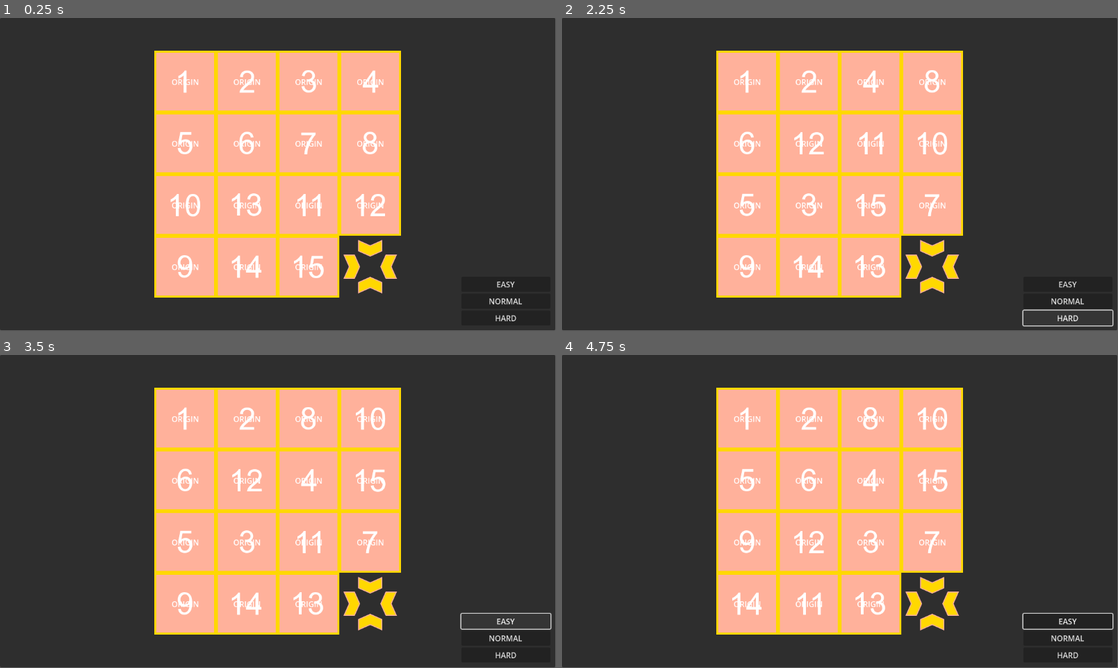
Above: before the commit, frames 1-4 (two rows, left to right).
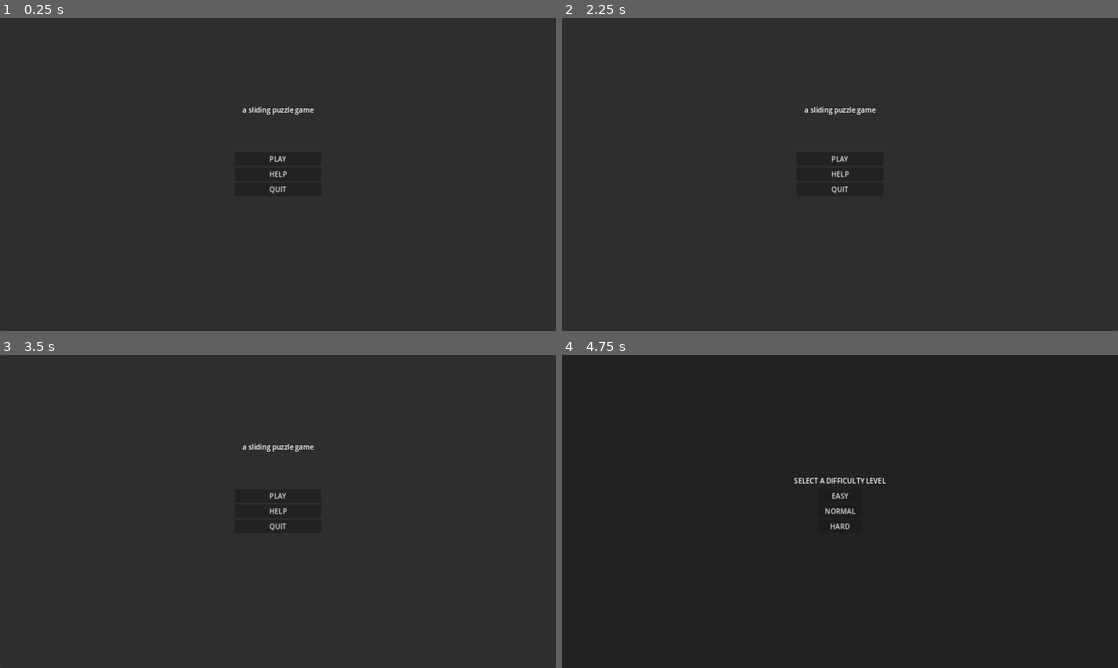
Above: after the commit, the same moments.

Repository: katzwei/SlidingPuzzle
Game: Godot game, scene res://scenes/ui/start.tscn
Same seed, same stepped clock (60 frames per second), same inputs: the game is played once before the commit and once after it. Before the commit the project starts from res://scenes/game.tscn.
Inputs (mouse positions are in pixels of both pictures, inside the frame that each line leads up to):
- Up to frame 1 (0.25 s): no input
- Up to frame 2 (2.25 s): click (840, 174) at 0.5 s, where only the run after the commit has a clickable "HELP"; click (840, 318) at 1.25 s, where only the run after the commit has a clickable "BACK"; click (1067, 318) at 2 s, where only the run before the commit has a clickable "HARD"
- Up to frame 3 (3.5 s): click (505, 621) at 2.75 s, where only the run before the commit has a clickable "EASY"
- Up to frame 4 (4.75 s): click (1067, 621) at 3.5 s, where only the run before the commit has a clickable "EASY"; click (840, 495) at 4.25 s, where only the run after the commit has a clickable "PLAY"
In our replay, the window is 799x449 before the commit and 800x450 after it. These sizes can differ from the game's own. Grey fills any space a smaller window leaves; there, only what the larger window draws over its background counts as a difference.

The runs differ from the first frame. In frame 1, 34% of the frame differs, in the area x 27-94%, y 10-97%; in frame 2, 34%; in frame 3, 34%; in frame 4, 34%, in the area x 0-100%, y 0-100%.

Commit message:
added a ton more UI

Diff:
--- a/project.godot
+++ b/project.godot
@@ -11,7 +11,7 @@
 [application]
 
 config/name="SlidingPuzzle"
-run/main_scene="res://scenes/game.tscn"
+run/main_scene="res://scenes/ui/start.tscn"
 config/features=PackedStringArray("4.3", "Forward Plus")
 config/icon="res://icon.svg"
 
@@ -19,6 +19,12 @@
 
 Debug="*res://singletons/debug.gd"
 Global="*res://singletons/global.gd"
+
+[display]
+
+window/size/viewport_width=1280
+window/size/viewport_height=720
+window/stretch/mode="canvas_items"
 
 [editor]
 
--- a/scenes/game.tscn
+++ b/scenes/game.tscn
@@ -1,7 +1,10 @@
-[gd_scene load_steps=3 format=3 uid="uid://c62krub3irbik"]
+[gd_scene load_steps=6 format=3 uid="uid://c62krub3irbik"]
 
 [ext_resource type="PackedScene" uid="uid://dtdxe2taku8d8" path="res://scenes/puzzle/board.tscn" id="1_ilxur"]
 [ext_resource type="Script" path="res://scripts/game.gd" id="1_rte3e"]
+[ext_resource type="PackedScene" uid="uid://b5cvuk4mhgfsq" path="res://scenes/ui/move_counter.tscn" id="3_hdl14"]
+[ext_resource type="PackedScene" uid="uid://0an6p1c52dhv" path="res://scenes/ui/difficulty_select.tscn" id="3_tjejp"]
+[ext_resource type="PackedScene" uid="uid://d2ds005c46bpw" path="res://scenes/ui/game_timer.tscn" id="4_4y1dm"]
 
 [node name="Game" type="Node"]
 script = ExtResource("1_rte3e")
@@ -26,29 +29,27 @@
 [node name="Board" parent="Panel/CenterContainer" instance=ExtResource("1_ilxur")]
 unique_name_in_owner = true
 
-[node name="Buttons" type="VBoxContainer" parent="."]
-offset_left = 957.0
-offset_top = 537.0
-offset_right = 1142.0
-offset_bottom = 638.0
-metadata/_edit_group_ = true
+[node name="MarginContainer" type="MarginContainer" parent="Panel"]
+layout_mode = 0
+offset_right = 40.0
+offset_bottom = 40.0
+theme_override_constants/margin_left = 20
 
-[node name="Easy" type="Button" parent="Buttons"]
+[node name="VBoxContainer" type="VBoxContainer" parent="Panel/MarginContainer"]
 layout_mode = 2
-text = "EASY
-"
+theme_override_constants/separation = 40
 
-[node name="Normal" type="Button" parent="Buttons"]
+[node name="MoveCounter" parent="Panel/MarginContainer/VBoxContainer" instance=ExtResource("3_hdl14")]
+unique_name_in_owner = true
 layout_mode = 2
-text = "NORMAL
-"
 
-[node name="Hard" type="Button" parent="Buttons"]
+[node name="Timer" parent="Panel/MarginContainer/VBoxContainer" instance=ExtResource("4_4y1dm")]
+unique_name_in_owner = true
 layout_mode = 2
-text = "HARD
-"
+
+[node name="DifficultySelect" parent="." instance=ExtResource("3_tjejp")]
 
 [connection signal="solved" from="Panel/CenterContainer/Board" to="." method="_on_board_solved"]
-[connection signal="pressed" from="Buttons/Easy" to="." method="_on_easy_pressed"]
-[connection signal="pressed" from="Buttons/Normal" to="." method="_on_normal_pressed"]
-[connection signal="pressed" from="Buttons/Hard" to="." method="_on_hard_pressed"]
+[connection signal="select_easy" from="DifficultySelect" to="." method="_on_difficulty_select_select_easy"]
+[connection signal="select_hard" from="DifficultySelect" to="." method="_on_difficulty_select_select_hard"]
+[connection signal="select_normal" from="DifficultySelect" to="." method="_on_difficulty_select_select_normal"]
--- a/scenes/puzzle/board.tscn
+++ b/scenes/puzzle/board.tscn
@@ -1,6 +1,6 @@
 [gd_scene load_steps=4 format=3 uid="uid://dtdxe2taku8d8"]
 
-[ext_resource type="Script" path="res://scripts/board.gd" id="1_d3eei"]
+[ext_resource type="Script" path="res://scripts/puzzle/board.gd" id="1_d3eei"]
 [ext_resource type="PackedScene" uid="uid://cge4lsokkt3cn" path="res://scenes/puzzle/tile.tscn" id="1_kad2v"]
 [ext_resource type="PackedScene" uid="uid://2rp3m4kv7bdv" path="res://scenes/puzzle/empty_tile.tscn" id="3_jnlbs"]
 
--- a/scenes/puzzle/empty_tile.tscn
+++ b/scenes/puzzle/empty_tile.tscn
@@ -1,7 +1,7 @@
 [gd_scene load_steps=3 format=3 uid="uid://2rp3m4kv7bdv"]
 
 [ext_resource type="Texture2D" uid="uid://cub3hsudkoyak" path="res://assets/cursor.png" id="1_oeilr"]
-[ext_resource type="Script" path="res://scripts/empty_tile.gd" id="1_ypoyl"]
+[ext_resource type="Script" path="res://scripts/puzzle/empty_tile.gd" id="1_ypoyl"]
 
 [node name="EmptyTile" type="Node2D"]
 script = ExtResource("1_ypoyl")
--- a/scenes/puzzle/tile.tscn
+++ b/scenes/puzzle/tile.tscn
@@ -1,7 +1,7 @@
 [gd_scene load_steps=20 format=3 uid="uid://cge4lsokkt3cn"]
 
 [ext_resource type="Texture2D" uid="uid://bvdbg6m6rx4fu" path="res://assets/spritesheet_tiles.png" id="1_kvg25"]
-[ext_resource type="Script" path="res://scripts/tile.gd" id="1_omfxe"]
+[ext_resource type="Script" path="res://scripts/puzzle/tile.gd" id="1_omfxe"]
 
 [sub_resource type="AtlasTexture" id="AtlasTexture_n1gpj"]
 atlas = ExtResource("1_kvg25")
--- /dev/null
+++ b/scenes/ui/difficulty_select.tscn
@@ -0,0 +1,55 @@
+[gd_scene load_steps=3 format=3 uid="uid://0an6p1c52dhv"]
+
+[ext_resource type="Script" path="res://scripts/ui/difficulty_select.gd" id="1_ipfl8"]
+
+[sub_resource type="StyleBoxFlat" id="StyleBoxFlat_7cahr"]
+bg_color = Color(0.133333, 0.133333, 0.133333, 1)
+
+[node name="DifficultySelect" type="Control"]
+layout_mode = 3
+anchors_preset = 15
+anchor_right = 1.0
+anchor_bottom = 1.0
+grow_horizontal = 2
+grow_vertical = 2
+script = ExtResource("1_ipfl8")
+
+[node name="PanelContainer" type="PanelContainer" parent="."]
+layout_mode = 1
+anchors_preset = 15
+anchor_right = 1.0
+anchor_bottom = 1.0
+grow_horizontal = 2
+grow_vertical = 2
+theme_override_styles/panel = SubResource("StyleBoxFlat_7cahr")
+
+[node name="CenterContainer" type="CenterContainer" parent="PanelContainer"]
+layout_mode = 2
+
+[node name="MarginContainer" type="MarginContainer" parent="PanelContainer/CenterContainer"]
+layout_mode = 2
+theme_override_constants/margin_bottom = 140
+
+[node name="Label" type="Label" parent="PanelContainer/CenterContainer/MarginContainer"]
+layout_mode = 2
+text = "SELECT A DIFFICULTY LEVEL"
+
+[node name="VBoxContainer" type="VBoxContainer" parent="PanelContainer/CenterContainer"]
+custom_minimum_size = Vector2(100, 0)
+layout_mode = 2
+
+[node name="ButtonEasy" type="Button" parent="PanelContainer/CenterContainer/VBoxContainer"]
+layout_mode = 2
+text = "EASY"
+
+[node name="ButtonNormal" type="Button" parent="PanelContainer/CenterContainer/VBoxContainer"]
+layout_mode = 2
+text = "NORMAL"
+
+[node name="ButtonHard" type="Button" parent="PanelContainer/CenterContainer/VBoxContainer"]
+layout_mode = 2
+text = "HARD"
+
+[connection signal="pressed" from="PanelContainer/CenterContainer/VBoxContainer/ButtonEasy" to="." method="_on_button_easy_pressed"]
+[connection signal="pressed" from="PanelContainer/CenterContainer/VBoxContainer/ButtonNormal" to="." method="_on_button_normal_pressed"]
+[connection signal="pressed" from="PanelContainer/CenterContainer/VBoxContainer/ButtonHard" to="." method="_on_button_hard_pressed"]
--- /dev/null
+++ b/scenes/ui/game_timer.tscn
@@ -0,0 +1,24 @@
+[gd_scene load_steps=2 format=3 uid="uid://d2ds005c46bpw"]
+
+[ext_resource type="Script" path="res://scripts/ui/game_timer.gd" id="1_yddks"]
+
+[node name="Timer" type="Control"]
+layout_mode = 3
+anchors_preset = 15
+anchor_right = 1.0
+anchor_bottom = 1.0
+grow_horizontal = 2
+grow_vertical = 2
+script = ExtResource("1_yddks")
+
+[node name="Label" type="Label" parent="."]
+unique_name_in_owner = true
+layout_mode = 0
+offset_right = 40.0
+offset_bottom = 23.0
+text = "00:00"
+
+[node name="Timer" type="Timer" parent="."]
+unique_name_in_owner = true
+
+[connection signal="timeout" from="Timer" to="." method="_on_timer_timeout"]
--- /dev/null
+++ b/scenes/ui/help.tscn
@@ -0,0 +1,52 @@
+[gd_scene load_steps=2 format=3 uid="uid://b5rnyv7trml80"]
+
+[ext_resource type="Script" path="res://scripts/ui/help.gd" id="1_mirxs"]
+
+[node name="Help" type="Control"]
+layout_mode = 3
+anchors_preset = 15
+anchor_right = 1.0
+anchor_bottom = 1.0
+grow_horizontal = 2
+grow_vertical = 2
+script = ExtResource("1_mirxs")
+
+[node name="PanelContainer" type="PanelContainer" parent="."]
+layout_mode = 1
+anchors_preset = 15
+anchor_right = 1.0
+anchor_bottom = 1.0
+grow_horizontal = 2
+grow_vertical = 2
+
+[node name="CenterContainer" type="CenterContainer" parent="PanelContainer"]
+layout_mode = 2
+
+[node name="RichTextLabel" type="RichTextLabel" parent="PanelContainer/CenterContainer"]
+custom_minimum_size = Vector2(500, 200)
+layout_mode = 2
+bbcode_enabled = true
+text = "[center][u]how to play[/u]
+think fast and solve the puzzle in as few move as you can!
+
+[u]controls[/u]
+[b]up arrow[/b] [i]or[/i] [b]W[/b]
+[b]right arrow[/b] [i]or[/i] [b]A[/b]
+[b]down arrow[/b] [i]or[/i] [b]S[/b]
+[b]left arrow[/b] [i]or[/i] [b]D[/b][/center]"
+
+[node name="CenterContainerBack" type="CenterContainer" parent="PanelContainer"]
+layout_mode = 2
+size_flags_vertical = 8
+
+[node name="MarginContainer" type="MarginContainer" parent="PanelContainer/CenterContainerBack"]
+layout_mode = 2
+size_flags_vertical = 8
+theme_override_constants/margin_bottom = 10
+
+[node name="ButtonBack" type="Button" parent="PanelContainer/CenterContainerBack/MarginContainer"]
+custom_minimum_size = Vector2(400, 0)
+layout_mode = 2
+text = "BACK"
+
+[connection signal="pressed" from="PanelContainer/CenterContainerBack/MarginContainer/ButtonBack" to="." method="_on_button_back_pressed"]
--- /dev/null
+++ b/scenes/ui/move_counter.tscn
@@ -0,0 +1,26 @@
+[gd_scene load_steps=2 format=3 uid="uid://b5cvuk4mhgfsq"]
+
+[ext_resource type="Script" path="res://scripts/ui/move_counter.gd" id="1_4k8nv"]
+
+[node name="MoveCounter" type="Control"]
+layout_mode = 3
+anchors_preset = 15
+anchor_right = 1.0
+anchor_bottom = 1.0
+grow_horizontal = 2
+grow_vertical = 2
+script = ExtResource("1_4k8nv")
+
+[node name="HBoxContainer" type="HBoxContainer" parent="."]
+layout_mode = 0
+offset_right = 40.0
+offset_bottom = 40.0
+
+[node name="LabelCount" type="Label" parent="HBoxContainer"]
+unique_name_in_owner = true
+layout_mode = 2
+text = "0"
+
+[node name="LabelMove" type="Label" parent="HBoxContainer"]
+layout_mode = 2
+text = "move(s)"
--- /dev/null
+++ b/scenes/ui/start.tscn
@@ -0,0 +1,55 @@
+[gd_scene load_steps=2 format=3 uid="uid://dwek1i3if2hsi"]
+
+[ext_resource type="Script" path="res://scripts/ui/start.gd" id="1_v28r7"]
+
+[node name="Start" type="Control"]
+layout_mode = 3
+anchors_preset = 15
+anchor_right = 1.0
+anchor_bottom = 1.0
+grow_horizontal = 2
+grow_vertical = 2
+script = ExtResource("1_v28r7")
+
+[node name="PanelContainer" type="PanelContainer" parent="."]
+layout_mode = 1
+anchors_preset = 15
+anchor_right = 1.0
+anchor_bottom = 1.0
+grow_horizontal = 2
+grow_vertical = 2
+
+[node name="CenterContainerTitle" type="CenterContainer" parent="PanelContainer"]
+layout_mode = 2
+size_flags_vertical = 0
+
+[node name="MarginContainer" type="MarginContainer" parent="PanelContainer/CenterContainerTitle"]
+layout_mode = 2
+theme_override_constants/margin_top = 200
+
+[node name="LabelTitle" type="Label" parent="PanelContainer/CenterContainerTitle/MarginContainer"]
+layout_mode = 2
+text = "a sliding puzzle game"
+
+[node name="CenterContainerButtons" type="CenterContainer" parent="PanelContainer"]
+layout_mode = 2
+
+[node name="VBoxContainer" type="VBoxContainer" parent="PanelContainer/CenterContainerButtons"]
+custom_minimum_size = Vector2(200, 0)
+layout_mode = 2
+
+[node name="ButtonPlay" type="Button" parent="PanelContainer/CenterContainerButtons/VBoxContainer"]
+layout_mode = 2
+text = "PLAY"
+
+[node name="ButtonHelp" type="Button" parent="PanelContainer/CenterContainerButtons/VBoxContainer"]
+layout_mode = 2
+text = "HELP"
+
+[node name="ButtonQuit" type="Button" parent="PanelContainer/CenterContainerButtons/VBoxContainer"]
+layout_mode = 2
+text = "QUIT"
+
+[connection signal="pressed" from="PanelContainer/CenterContainerButtons/VBoxContainer/ButtonPlay" to="." method="_on_button_play_pressed"]
+[connection signal="pressed" from="PanelContainer/CenterContainerButtons/VBoxContainer/ButtonHelp" to="." method="_on_button_options_pressed"]
+[connection signal="pressed" from="PanelContainer/CenterContainerButtons/VBoxContainer/ButtonQuit" to="." method="_on_button_quit_pressed"]
--- a/scripts/game.gd
+++ b/scripts/game.gd
@@ -1,24 +1,46 @@
 extends Node
 
 @onready var board: Board = %Board
+@onready var move_counter: MoveCounter = %MoveCounter
+@onready var timer: GameTimer = %Timer
+@onready var difficulty_select: DifficultySelect = $DifficultySelect
 
-
-func _ready() -> void:
-	Global.tile_moved.connect(board.swap_piece_with_empty)
-	board.set_easy()
-
-
-func _on_easy_pressed() -> void:
-	board.set_easy()
-
-
-func _on_normal_pressed() -> void:
-	board.set_normal()
-
-
-func _on_hard_pressed() -> void:
-	board.set_hard()
+var moves := 0
 
 
 func _on_board_solved() -> void:
 	print_debug("you win!")
+
+
+func _start(difficulty: int) -> void:
+	match difficulty:
+		1:
+			board.set_easy()
+		2:
+			board.set_normal()
+		3:
+			board.set_hard()
+	difficulty_select.visible = false
+	timer.start()
+
+
+func _on_difficulty_select_select_easy() -> void:
+	_start(1)
+
+
+func _on_difficulty_select_select_normal() -> void:
+	_start(2)
+
+
+func _on_difficulty_select_select_hard() -> void:
+	_start(3)
+
+
+func move_tile(value: int) -> void:
+	moves += 1
+	board.swap_piece_with_empty(value)
+	move_counter.set_count(moves)
+
+
+func _ready() -> void:
+	Global.tile_moved.connect(move_tile)
--- /dev/null
+++ b/scripts/ui/difficulty_select.gd
@@ -0,0 +1,17 @@
+class_name DifficultySelect
+extends Control
+
+signal select_easy
+signal select_normal
+signal select_hard
+
+func _on_button_easy_pressed() -> void:
+	select_easy.emit()
+
+
+func _on_button_normal_pressed() -> void:
+	select_normal.emit()
+
+
+func _on_button_hard_pressed() -> void:
+	select_hard.emit()
--- /dev/null
+++ b/scripts/ui/game_timer.gd
@@ -0,0 +1,29 @@
+class_name GameTimer
+extends Control
+
+
+@onready var label = %Label
+@onready var timer = %Timer
+
+
+var elapsed_time := 36000
+var minutes := 0
+var seconds := 0
+
+
+func start() -> void:
+	timer.start()
+
+
+func stop() -> void:
+	timer.stop()
+
+
+func _on_timer_timeout() -> void:
+	elapsed_time += 1
+	if elapsed_time % 60 == 0:
+		minutes += 1
+		seconds = 0
+	else:
+		seconds += 1
+	label.text = "%02d:%02d" % [minutes, seconds]
--- /dev/null
+++ b/scripts/ui/help.gd
@@ -0,0 +1,6 @@
+class_name Help
+extends Control
+
+
+func _on_button_back_pressed() -> void:
+	Global.go_to_start()
--- /dev/null
+++ b/scripts/ui/move_counter.gd
@@ -0,0 +1,9 @@
+class_name MoveCounter
+extends Control
+
+
+@onready var label_count: Label = %LabelCount
+
+
+func set_count(value: int) -> void:
+	label_count.text = str(value)
--- /dev/null
+++ b/scripts/ui/start.gd
@@ -0,0 +1,14 @@
+class_name Start
+extends Control
+
+
+func _on_button_play_pressed() -> void:
+	Global.go_to_game()
+
+
+func _on_button_options_pressed() -> void:
+	Global.go_to_help()
+
+
+func _on_button_quit_pressed() -> void:
+	Global.quit()
--- a/singletons/global.gd
+++ b/singletons/global.gd
@@ -1,7 +1,39 @@
 extends Node
+
 
 signal tile_moved(value: int)
 
 
+@onready var current_scene: Node = get_tree().root.get_child(-1)
+
+
+func _deferred_goto_scene(path) -> void:
+	current_scene.free()
+	var scene = ResourceLoader.load(path)
+	current_scene = scene.instantiate()
+	get_tree().root.add_child(current_scene)
+	get_tree().current_scene = current_scene
+
+
+func _go_to_scene(path) -> void:
+	call_deferred("_deferred_goto_scene", path)
+
+
+func go_to_game() -> void:
+	_go_to_scene("res://scenes/game.tscn")
+
+
+func go_to_help() -> void:
+	_go_to_scene("res://scenes/ui/help.tscn")
+
+
+func go_to_start() -> void:
+	_go_to_scene("res://scenes/ui/start.tscn")
+
+
+func quit() -> void:
+	get_tree().quit()
+
+
 func emit_tile_moved(value: int) -> void:
 	tile_moved.emit(value)
Renamed: scripts/board.gd -> scripts/puzzle/board.gd
Renamed: scripts/empty_tile.gd -> scripts/puzzle/empty_tile.gd
Renamed: scripts/tile.gd -> scripts/puzzle/tile.gd
